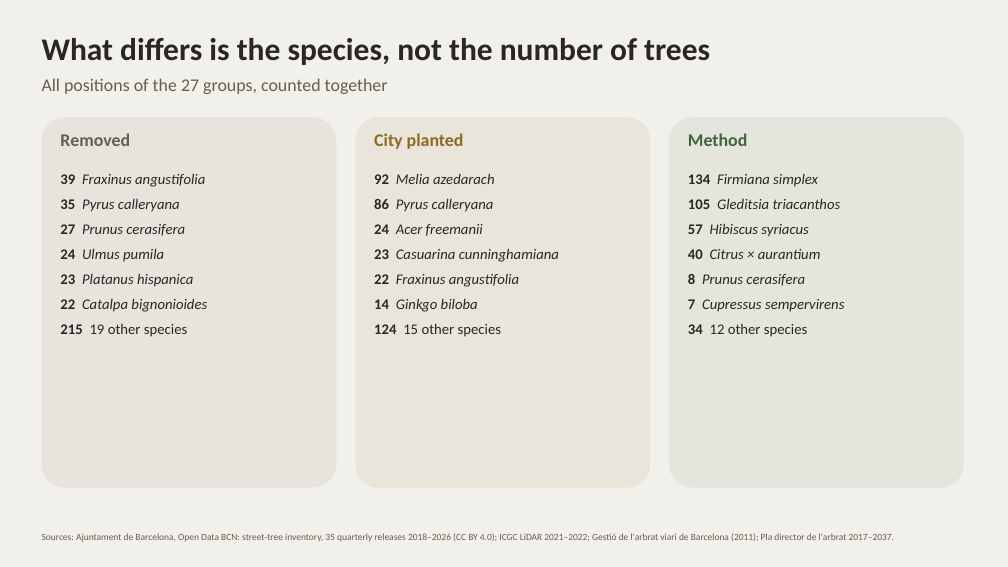
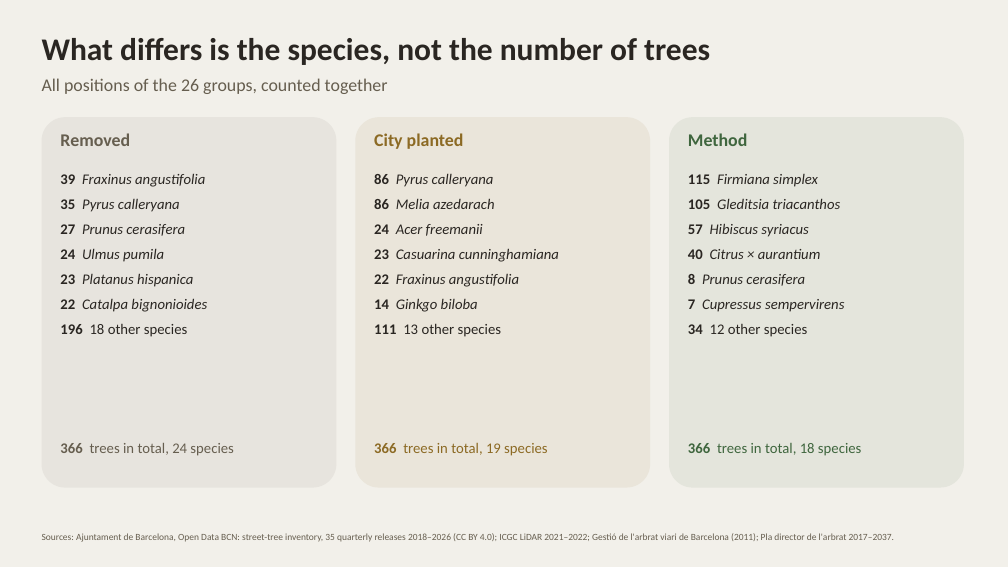
Before and after one commit to giofox96/shade-and-sponge, a slide deck: slide 10 of slides/backtest_works.pptx. Drawn at 1008x567 pixels with LibreOffice and Linux fonts; fonts in the diff are those of the drawing. Boxes give left, top, right and bottom in pixels: in the first picture for what was removed or moved away, otherwise in the second. Text is boxed around its words. In the diff, an @@ line names an element or a change of style, - is before the commit and + after.

```diff
--- a/slides/backtest_works.pptx
+++ b/slides/backtest_works.pptx
@@ text at (x1=42, y1=78, x2=388, y2=94): text changed @@
-All positions of the 27 groups, counted together
+All positions of the 26 groups, counted together
@@ text at (x1=374, y1=173, x2=495, y2=184): paragraph removed @@
-92 Melia azedarach
@@ text at (x1=374, y1=174, x2=494, y2=187): less space between paragraphs @@
@@ text at (x1=688, y1=174, x2=818, y2=187): text changed @@
-134 Firmiana simplex
+115 Firmiana simplex
@@ text at (x1=374, y1=198, x2=495, y2=209): paragraph added @@
+86 Melia azedarach
@@ text at (x1=60, y1=324, x2=187, y2=337): text changed @@
-215 19 other species
+196 18 other species
@@ text at (x1=374, y1=323, x2=501, y2=337): text changed @@
-124 15 other species
+111 13 other species
@@ text added at (x1=60, y1=443, x2=233, y2=456), 14 pt, text #665E4F @@
+366 trees in total, 24 species
@@ text added at (x1=374, y1=443, x2=547, y2=456), 14 pt, text #8C6A24 @@
+366 trees in total, 19 species
@@ text added at (x1=688, y1=443, x2=861, y2=456), 14 pt, text #3F663E @@
+366 trees in total, 18 species
```
Also in this commit, not shown: 9 other slides changed, 3 other files.
